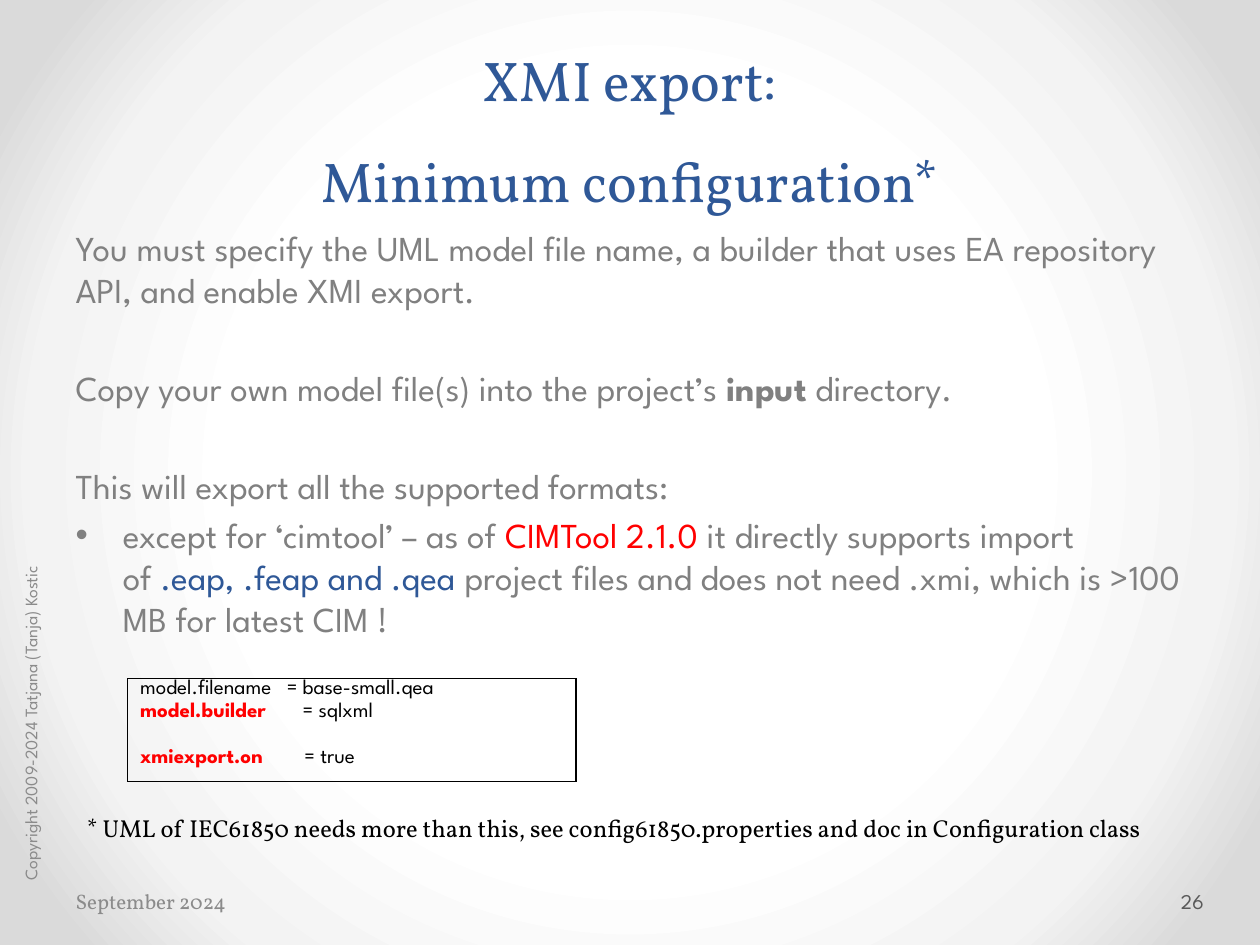
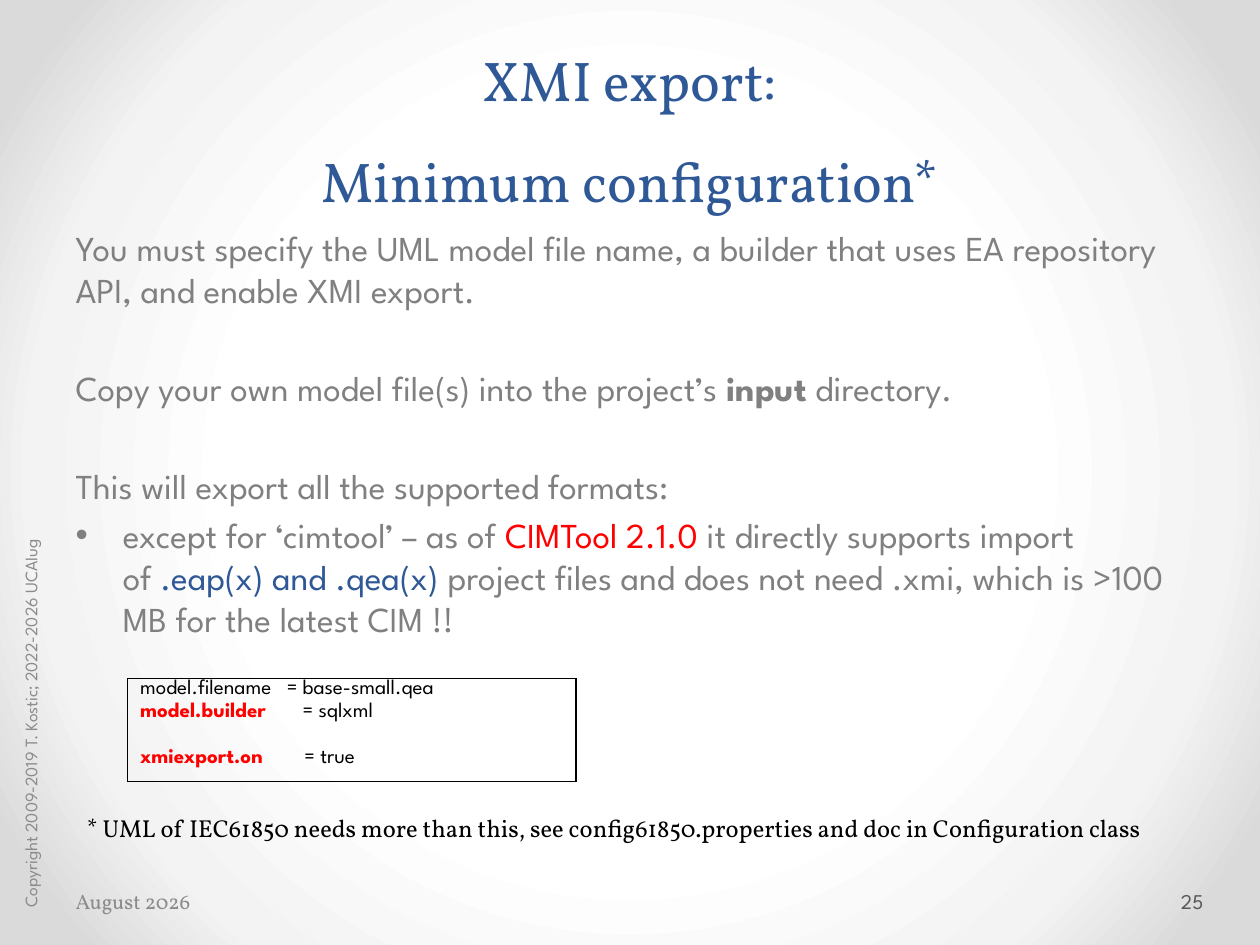
Before and after one commit to cimug-org/jCleanCim, a slide deck: slide 25 of doc/jCleanCimIntro.pptx (slide 26 before the commit). Drawn at 1260x945 pixels with LibreOffice and Linux fonts; fonts in the diff are those of the drawing. Boxes give left, top, right and bottom in pixels: in the first picture for what was removed or moved away, otherwise in the second. Text is boxed around its words. In the diff, an @@ line names an element or a change of style, - is before the commit and + after.

```diff
--- a/doc/jCleanCimIntro.pptx
+++ b/doc/jCleanCimIntro.pptx
@@ text at (x1=123, y1=523, x2=1163, y2=633): text changed @@
-• except for ‘cimtool’ – as of CIMTool 2.1.0 it directly supports import of .eap, .feap and .qea project files and does not need .xmi, which is >100 MB for latest CIM !
+• except for ‘cimtool’ – as of CIMTool 2.1.0 it directly supports import of .eap(x) and .qea(x) project files and does not need .xmi, which is >100 MB for the latest CIM !!
@@ text at (x1=17, y1=544, x2=43, y2=906): text changed @@
-Copyright 2009-2024 Tatjana (Tanja) Kostic
+Copyright 2009-2019 T. Kostic; 2022-2026 UCAIug
@@ text at (x1=76, y1=895, x2=191, y2=914): text changed @@
-September 2024
+August 2026
@@ page number at (x1=1181, y1=895, x2=1203, y2=909): text changed @@
-26
+25
```
Also in this commit, not shown: 75 other slides changed, 1 slide removed, 53 other files.
